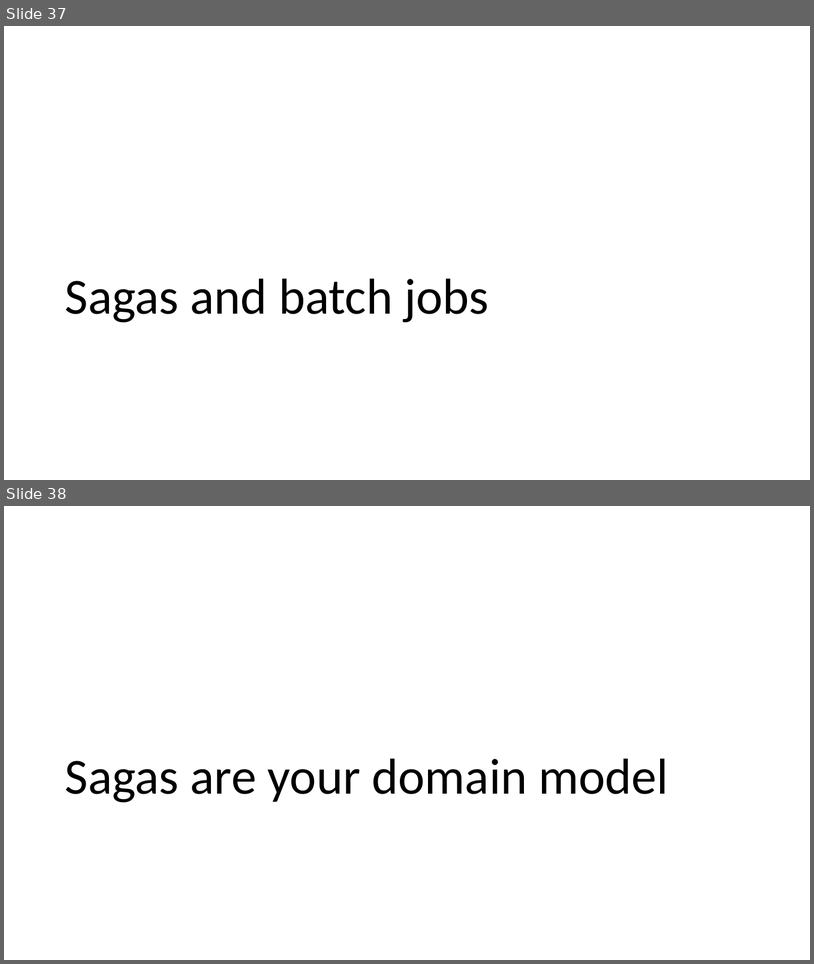
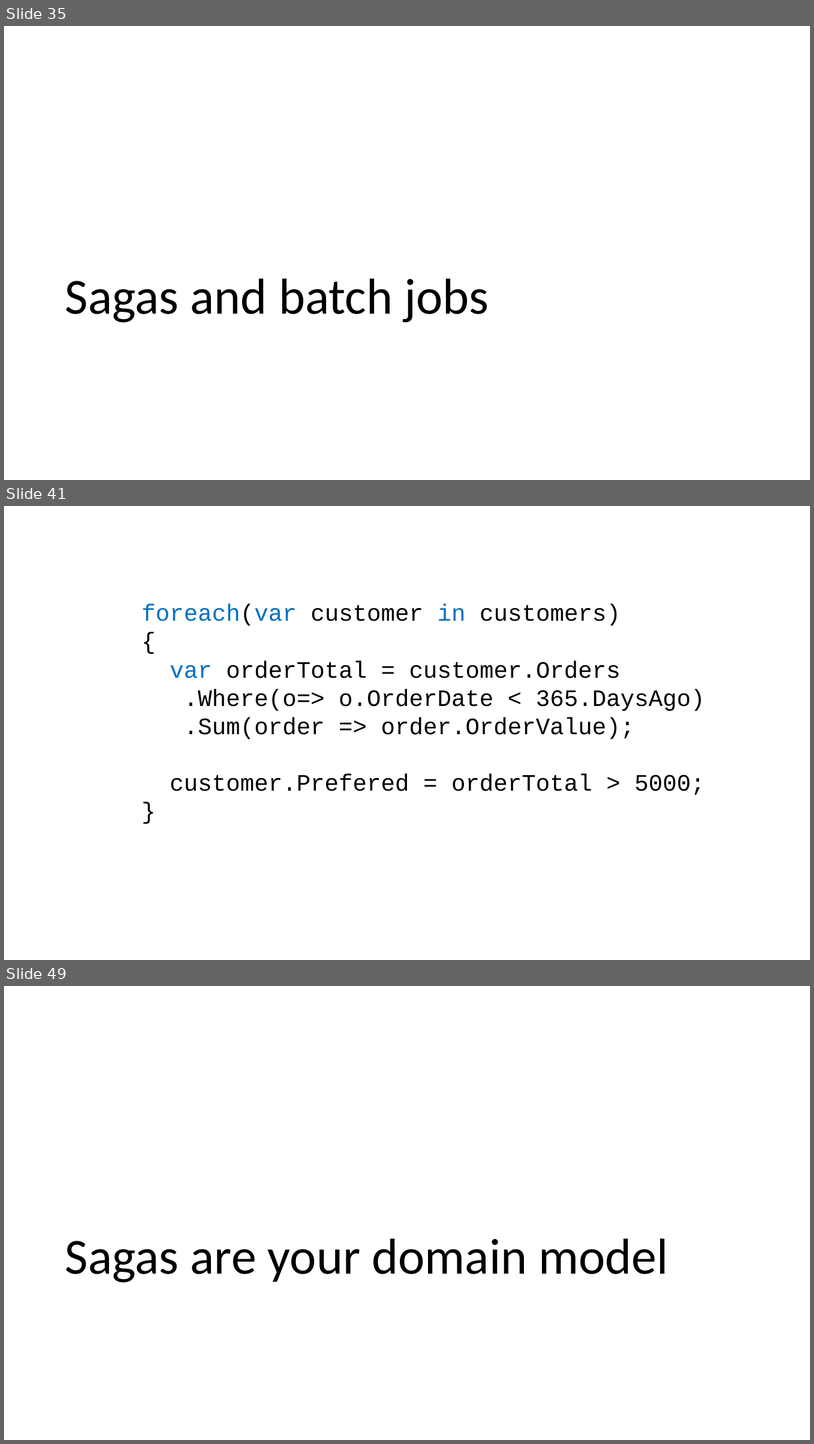
Before and after one commit to Particular/SagaMasterClass, a slide deck: SagaMasterClass.pptx. Shown one above the other, each under a label of ours: slides 37 and 38 before the commit, slides 35, 41 and 49 after it; the slides between them are not shown. The pictures are 814x964 and 814x1444 pixels, drawn with LibreOffice and Linux fonts; fonts in the diff are those of the drawing. Boxes give left, top, right and bottom in pixels: in the first picture for what was removed or moved away, otherwise in the second. Text is boxed around its words. In the diff, an @@ line names an element or a change of style, - is before the commit and + after.

```diff
--- a/SagaMasterClass.pptx
+++ b/SagaMasterClass.pptx
@@ slide 41 added at [4,506,810,960], background #FFFFFF @@
@@ text added at [141,604,705,795], 28 pt, text #000000 @@
+foreach(var customer in customers)
+{
+var orderTotal = customer.Orders
+.Where(o=> o.OrderDate < 365.DaysAgo)
+.Sum(order => order.OrderValue);
+customer.Prefered = orderTotal > 5000;
+}
@@ what was slide 37 is now slide 35 @@
@@ what was slide 38 is now slide 49 @@
```
Also in this commit, not shown: 1 slide changed, 12 other slides added, 2 slides removed.
